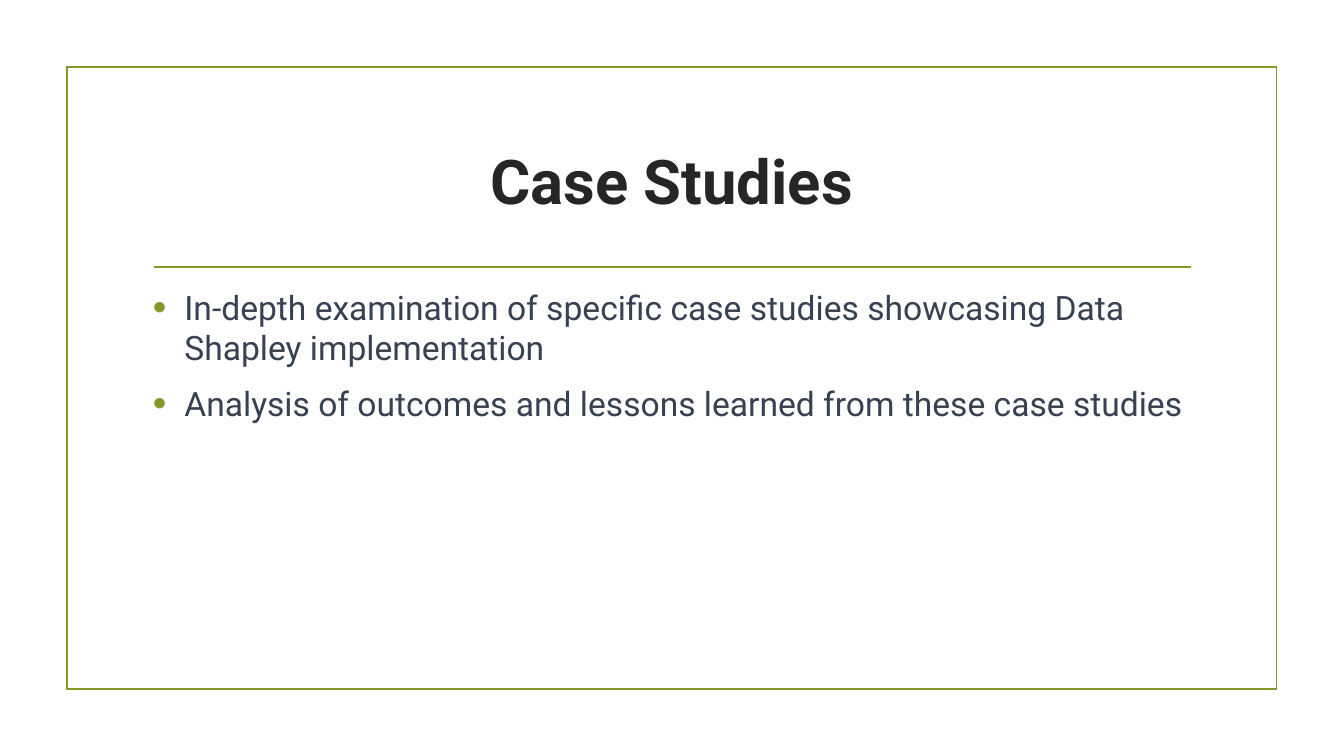
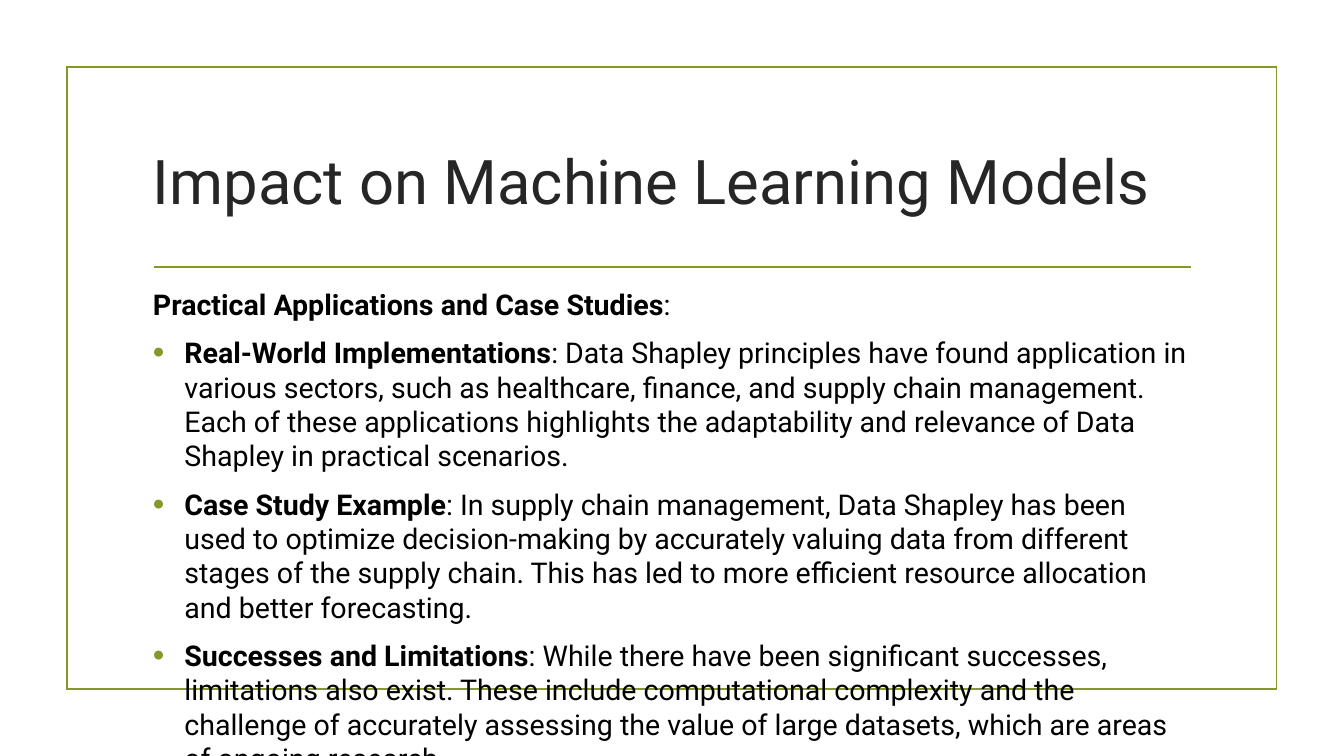
Before and after one commit to IITTeaching/cs520-f23-group-24, a slide deck: slide 11 of Data Shapley.pptx (slide 9 before the commit). Drawn at 1344x756 pixels with LibreOffice and Linux fonts; fonts in the diff are those of the drawing; background and template pictures are left out. Boxes give left, top, right and bottom in pixels: in the first picture for what was removed or moved away, otherwise in the second. Text is boxed around its words. In the diff, an @@ line names an element or a change of style, - is before the commit and + after.

```diff
--- a/Data Shapley.pptx
+++ b/Data Shapley.pptx
@@ title at [153,157,1150,217]: text changed; bold off @@
-Case Studies
+Impact on Machine Learning Models
@@ text at [153,293,1187,741]: text changed; size 24 to 20.4 pt; text colour #374151 to #000000 @@
-• In-depth examination of specific case studies showcasing Data Shapley implementation
-• Analysis of outcomes and lessons learned from these case studies
+Practical Applications and Case Studies:
+• Real-World Implementations: Data Shapley principles have found application in various sectors, such as healthcare, finance, and supply chain management. Each of these applications highlights the adaptability and relevance of Data Shapley in practical scenarios.
+• Case Study Example: In supply chain management, Data Shapley has been used to optimize decision-making by accurately valuing data from different stages of the supply chain. This has led to more efficient resource allocation and better forecasting.
+• Successes and Limitations: While there have been significant successes, limitations also exist. These include computational complexity and the challenge of accurately assessing the value of large datasets, which are areas of ongoing research.
```
Also in this commit, not shown: 4 other slides changed, 13 slides added, 6 slides removed.
